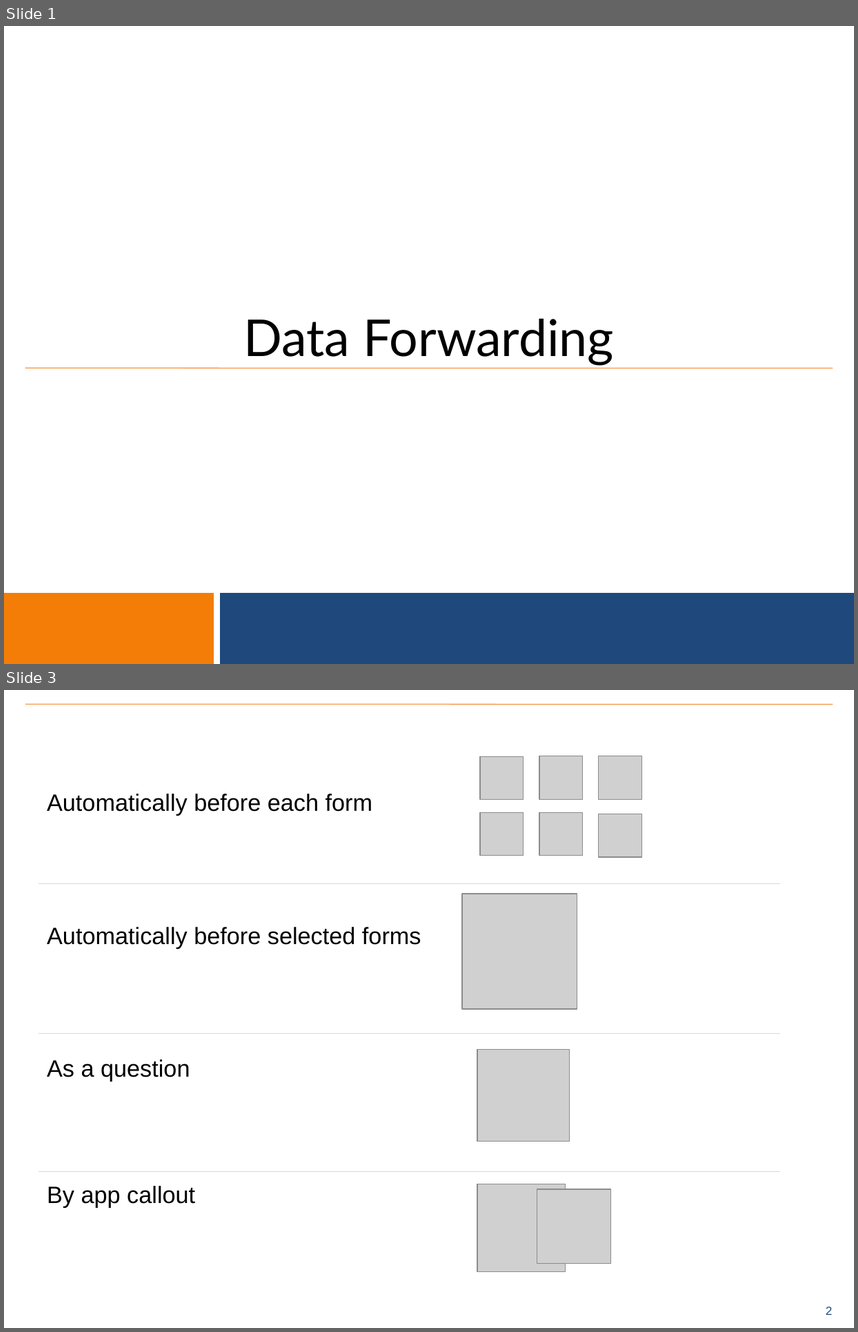
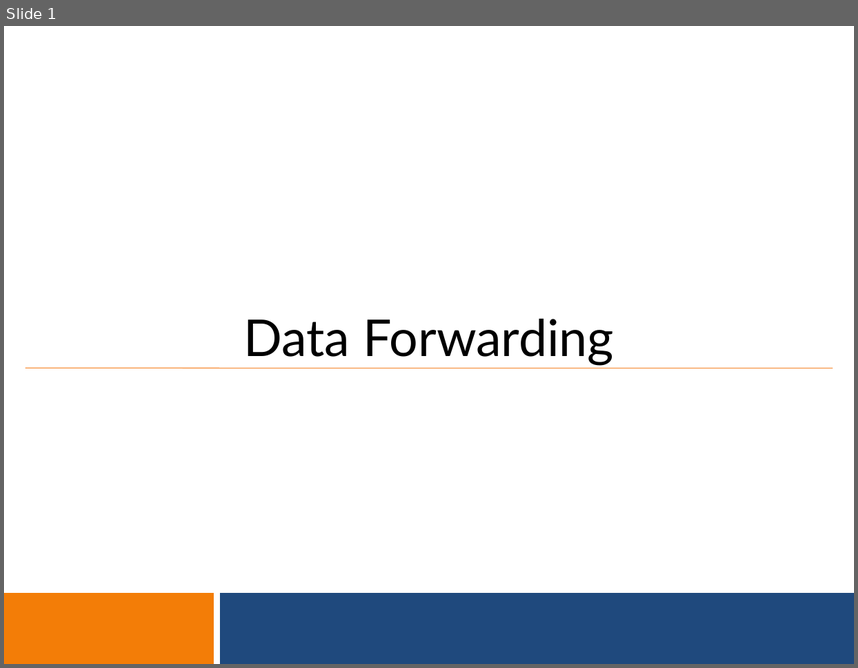
Before and after one commit to benrudolph/exi-training, a slide deck: DataForwarding/data_forwarding.pptx. Shown one above the other, each under a label of ours: slides 1 and 3 before the commit, slide 1 after it; the slides between them are not shown. The pictures are 858x1332 and 858x668 pixels, drawn with LibreOffice and Linux fonts; fonts in the diff are those of the drawing; grey boxes stand for pictures; background and template pictures are left out. Boxes give left, top, right and bottom in pixels: in the first picture for what was removed or moved away, otherwise in the second. Text is boxed around its words. In the diff, an @@ line names an element or a change of style, - is before the commit and + after.

```diff
--- a/DataForwarding/data_forwarding.pptx
+++ b/DataForwarding/data_forwarding.pptx
@@ slide 3 removed at [4,690,854,1328], background #FFFFFF; not listed: 1 template element that a slide beside it also shows @@
@@ line removed from (25, 704) to (833, 704) @@
@@ picture removed at [480,756,524,800] @@
@@ picture removed at [539,756,583,800] @@
@@ picture removed at [599,756,642,800] @@
@@ text removed at [47,793,372,816] @@
-Automatically before each form
@@ picture removed at [480,812,524,856] @@
@@ picture removed at [539,812,583,856] @@
@@ picture removed at [599,814,642,858] @@
@@ line removed from (39, 884) to (780, 884) @@
@@ picture removed at [462,894,577,1009] @@
@@ text removed at [47,927,421,948] @@
-Automatically before selected forms
@@ line removed from (39, 1034) to (780, 1034) @@
@@ text removed at [47,1059,190,1081] @@
-As a question
@@ picture removed at [477,1049,569,1141] @@
@@ line removed from (39, 1171) to (780, 1171) @@
@@ text removed at [47,1185,195,1208] @@
-By app callout
@@ picture removed at [477,1184,565,1272] @@
@@ picture removed at [537,1189,611,1263] @@
```
Also in this commit, not shown: 7 slides added, 2 other slides removed, 10 other files.
